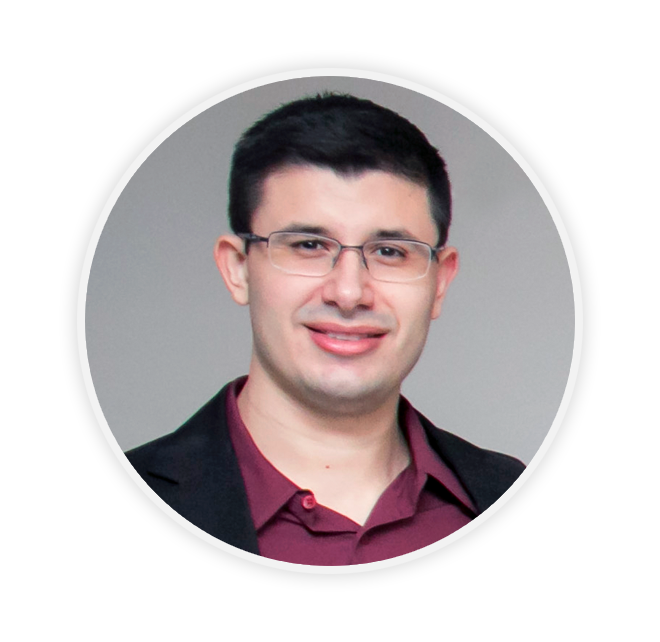
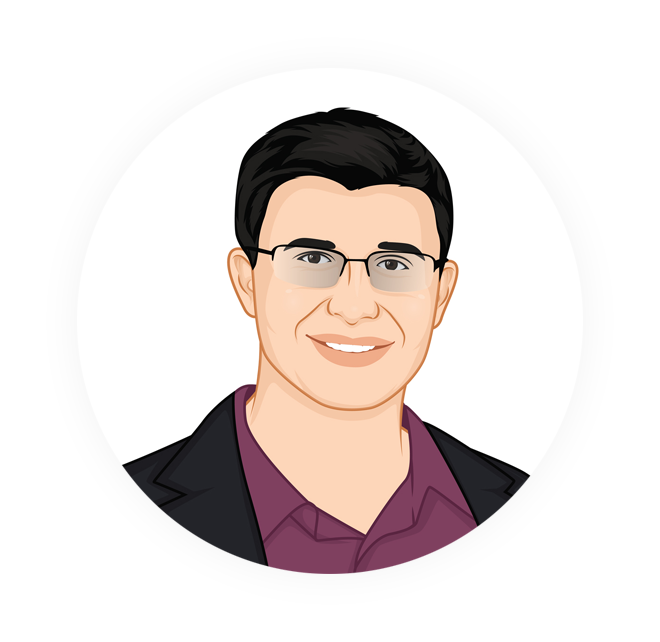
Two versions of the same layered image (660x642). Layer-by-layer changes:
added layer "Layer 4" in group "Group 1" over [90, 97, 567, 574]
added layer "Background copy" in group "Group 1" over [66, 57, 594, 585]
hid "Layer 2" over [77, 68, 583, 574]
